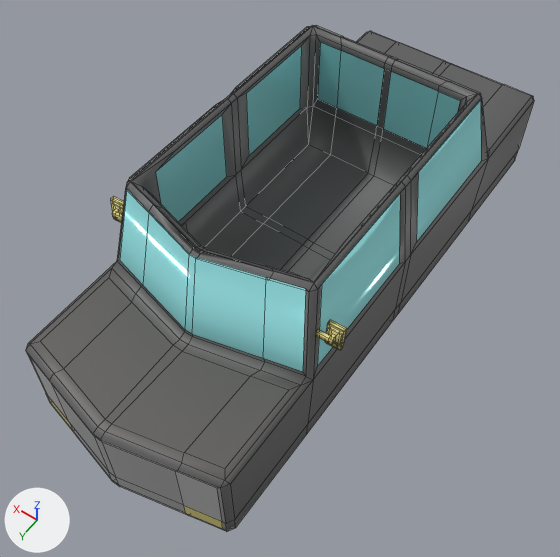
Renders of the FBX model Assets/Models/scenes models/car.fbx from each side of a commit.
Rendered twice from a 50 mm lens placed at (-2.55, 4.04, 5.97), pointed at (-0.07, 0.56, 0.51). Arrows for +X, +Y and +Z are at lower left; the lights stay in place. The older version comes first. Mesh edges are drawn as thin lines. Where no turn or scale is listed for an object, it has been applied to the vertices.
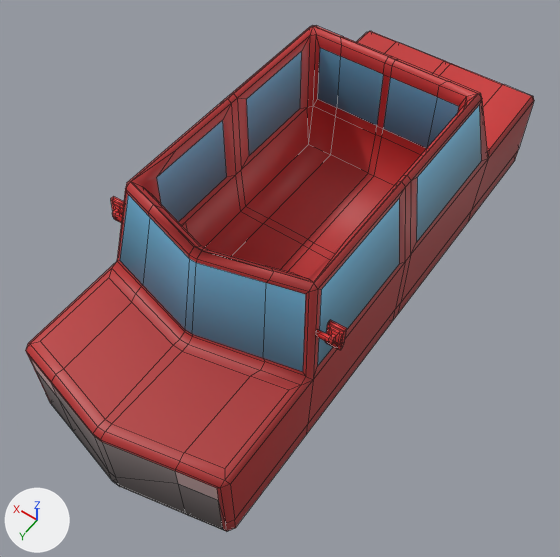
The newer file is also turned or shifted as a whole; pictures and numbers use the older file's frame.

Diff of the bpy script that builds the scene:
```diff
--- a/Assets/Models/scenes models/car.fbx.py
+++ b/Assets/Models/scenes models/car.fbx.py
@@ img_atlas_png @@
+img_atlas_png = load_image('atlas.png', '../Textures/atlas.png', 2048, 2048, 'sRGB')
@@ mat_material_007 @@
 mat_material_007 = principled_material('Material.007')
-mat_material_007.base_color = (0.327, 0.327, 0.327)  # grey #9b9b9b
+mat_material_007.texture = img_atlas_png
@@ me_cube_006 @@
 me_cube_006.from_pydata(...)  # 490 vertices, 487 faces; spans x -1.13..1.11, y -2.64..2.73, z 0.0..1.75
 # used by ob_cube_005; location = (0.0, 0.0, 0.0)
+# me_cube_006 part 1: 10 of the vertices in x -0.89..0.89, y -1.21..-1.01, z 1.65..1.73 are moved by (0.0, 0.0, -0.06)
+# me_cube_006 part 2: 10 of the vertices in x -0.89..0.89, y 1.01..1.53, z 1.68..1.74 are moved by (0.0, 0.0, -0.06)
+# me_cube_006 part 3: 4 of the vertices in x -0.89..-0.81, y -0.17..0.17, z 1.68..1.73 are moved by (0.0, 0.0, -0.06)
+# me_cube_006 part 4: 4 of the vertices in x 0.81..0.89, y -0.17..0.17, z 1.68..1.73 are moved by (0.0, 0.0, -0.06)
+# me_cube_006 part 5: all 4 vertices in x -0.93..0.93, y 2.52..2.6, z 0.22 are moved by (0.0, 0.0, 0.41)
+# me_cube_006 part 6: 487 kept faces spanning x -1.13..1.11, y -2.64..2.73, z 0.0..1.75 get new texture (UV) coordinates
+# me_cube_006 part 7: 126 faces spanning x -1.13..1.11, y 1.23..2.6, z 0.06..1.42 switch from mat_material_001 (yellow #e7db87) to mat_material_007 (picture img_atlas_png)
+# me_cube_006 part 8: 301 faces spanning x -1.0..1.0, y -2.64..2.73, z 0.0..1.75 switch from mat_material_005 (dark grey #616161) to mat_material_007 (picture img_atlas_png)
+# me_cube_006 part 9: 21 faces spanning x -0.99..0.99, y -1.48..1.68, z 0.95..1.67 switch from mat_material_004 (cyan #98e4e7) to mat_material_007 (picture img_atlas_png)
+# me_cube_006 part 10: 2 faces spanning x -0.93..0.93, y 2.52..2.6, z 0.63..0.84 switch from mat_material_002 (grey #bdbdbd) to mat_material_007 (picture img_atlas_png)
+# me_cube_006 part 11: 6 faces spanning x -0.62..0.6, y 2.59..2.73, z 0.06..0.84 switch from mat_material_003 (grey #aeaeae) to mat_material_007 (picture img_atlas_png)
+# me_cube_006 part 12: 17 faces spanning x -0.96..0.96, y 1.54..2.67, z 0.9 switch from mat_material_006 (dark grey #595754) to mat_material_007 (picture img_atlas_png)
```

Boxes (x1, y1, x2, y2) around the edits, measured in the pictures (560 x 557 px; the box of a moved part takes in the faces that stretch with it):
'Cube.005', surface changed, reshaped: (26, 26, 534, 531) in both
part 1 of me_cube_006, moved or reshaped: (300, 35, 488, 161) in both
part 2 of me_cube_006, moved or reshaped: before (117, 152, 346, 376); after (117, 151, 346, 376)
part 3 of me_cube_006, moved or reshaped: before (317, 99, 481, 367); after (317, 99, 482, 367)
part 4 of me_cube_006, moved or reshaped: before (127, 27, 309, 222); after (157, 37, 309, 222)
part 5 of me_cube_006, moved or reshaped: (26, 352, 227, 531) in both
part 6 of me_cube_006, surface changed: (26, 26, 534, 531) in both
part 7 of me_cube_006, recoloured: before (48, 196, 347, 528); after (36, 196, 347, 528)
part 8 of me_cube_006, recoloured (dark grey to red): (26, 26, 534, 531) in both
part 9 of me_cube_006, recoloured (darker): (120, 48, 481, 372) in both
part 10 of me_cube_006, recoloured: before (29, 356, 222, 521); after (29, 356, 218, 500)
part 11 of me_cube_006, recoloured (darker): (52, 385, 185, 513) in both
part 12 of me_cube_006, recoloured (dark grey to red): (30, 268, 301, 480) in both
